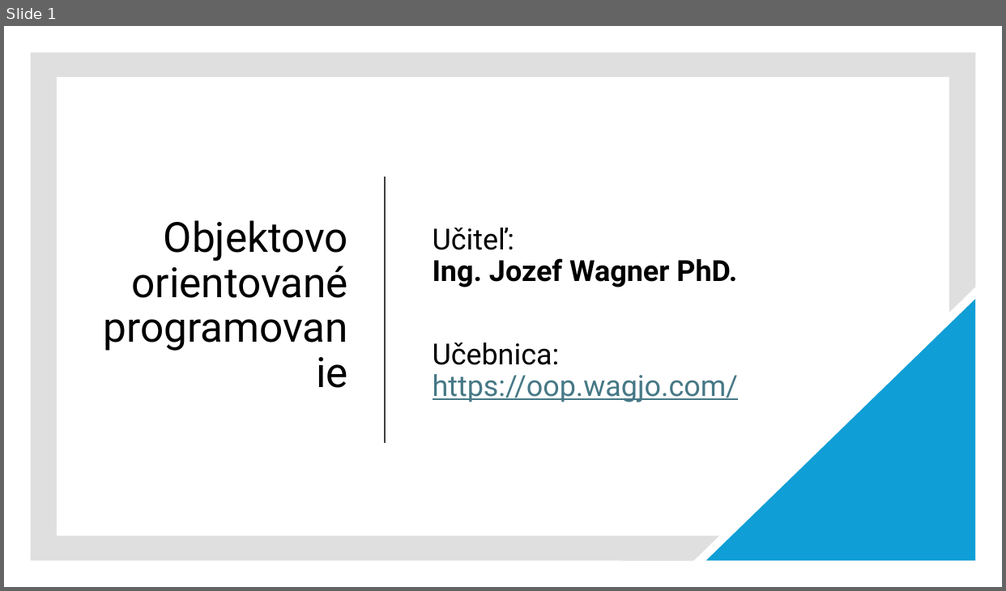
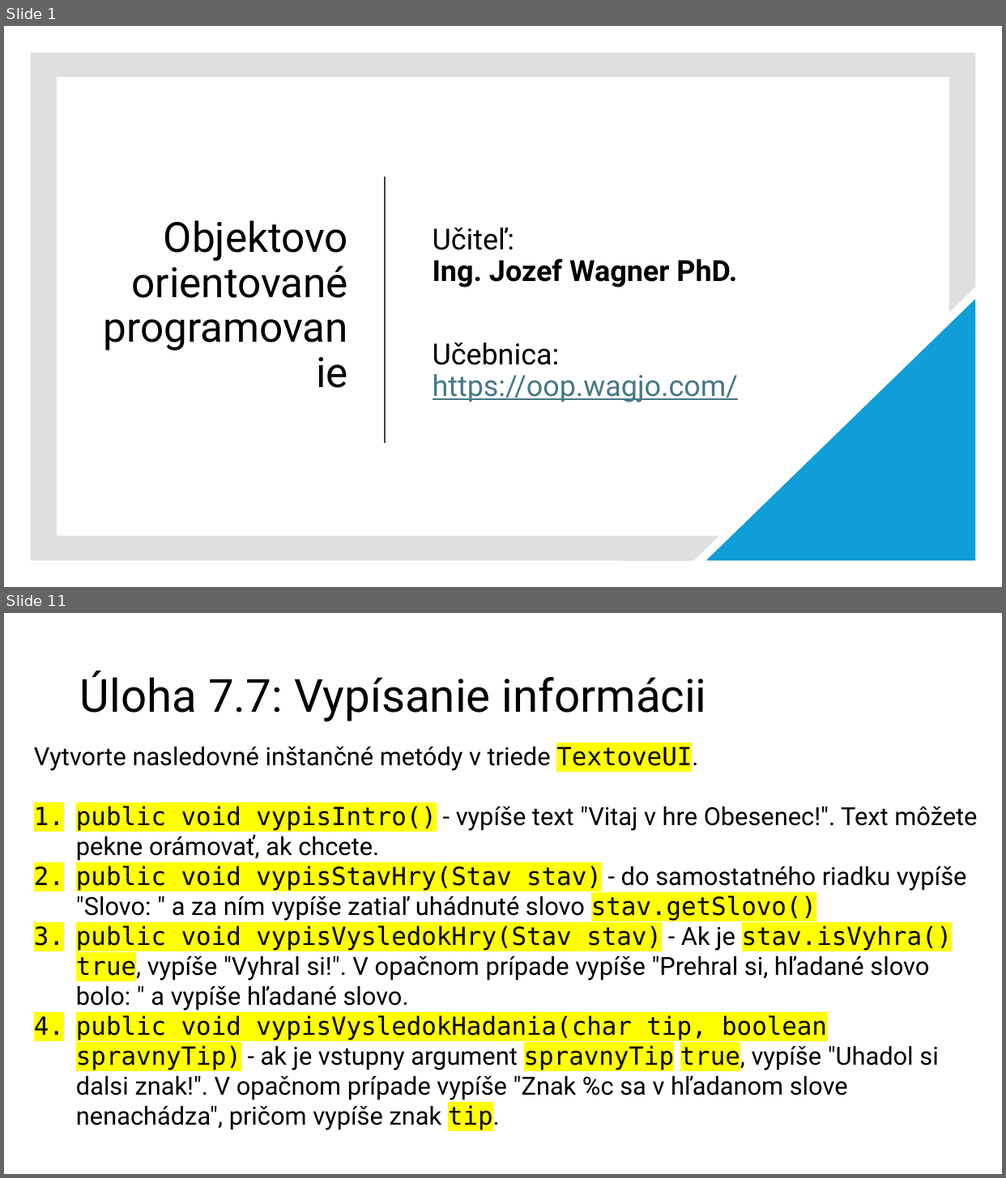
Before and after one commit to wagjo/oop, a slide deck: prezentacie/c08w.pptx. Shown one above the other, each under a label of ours: slide 1 before the commit, slides 1 and 11 after it; the slides between them are not shown. The pictures are 1006x591 and 1006x1178 pixels, drawn with LibreOffice and Linux fonts; fonts in the diff are those of the drawing. Boxes give left, top, right and bottom in pixels: in the first picture for what was removed or moved away, otherwise in the second. Text is boxed around its words. In the diff, an @@ line names an element or a change of style, - is before the commit and + after.

```diff
--- a/prezentacie/c08w.pptx
+++ b/prezentacie/c08w.pptx
@@ slide 11 added at (x1=4, y1=613, x2=1002, y2=1174), background #FFFFFF @@
@@ title added at (x1=80, y1=671, x2=707, y2=722), 44 pt, text #000000 @@
+Úloha 7.7: Vypísanie informácii
@@ text added at (x1=34, y1=745, x2=977, y2=1131), 24 pt, text #000000 @@
+Vytvorte nasledovné inštančné metódy v triede TextoveUI.
+1. public void vypisIntro() - vypíše text "Vitaj v hre Obesenec!". Text môžete pekne orámovať, ak chcete.
+2. public void vypisStavHry(Stav stav) - do samostatného riadku vypíše "Slovo: " a za ním vypíše zatiaľ uhádnuté slovo stav.getSlovo()
+3. public void vypisVysledokHry(Stav stav) - Ak je stav.isVyhra() true, vypíše "Vyhral si!". V opačnom prípade vypíše "Prehral si, hľadané slovo bolo: " a vypíše hľadané slovo.
+4. public void vypisVysledokHadania(char tip, boolean spravnyTip) - ak je vstupny argument spravnyTip true, vypíše "Uhadol si dalsi znak!". V opačnom prípade vypíše "Znak %c sa v hľadanom slove nenachádza", pričom vypíše znak tip.
```
Also in this commit, not shown: 4 slides changed, 7 other slides added, 7 slides removed, 6 other files.
